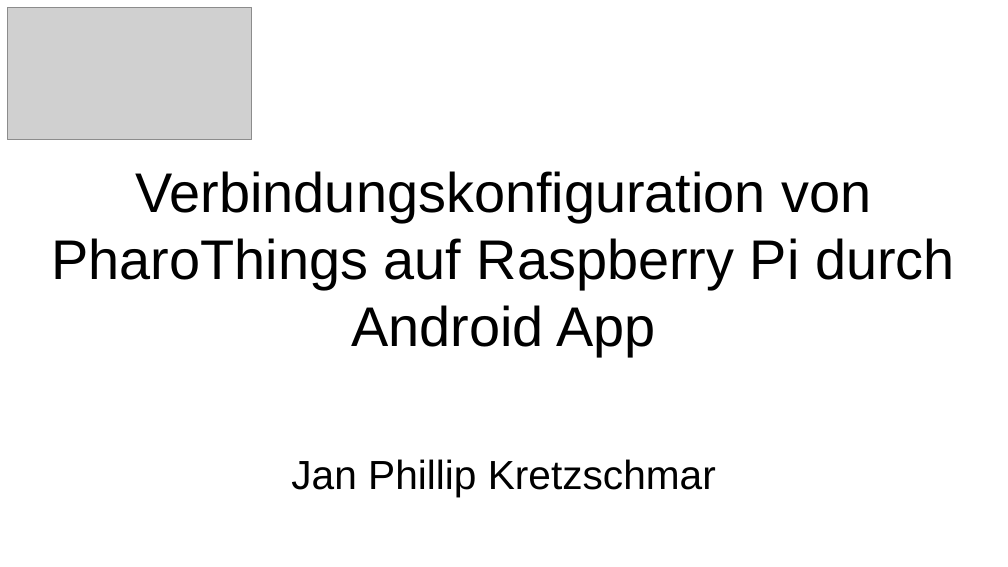
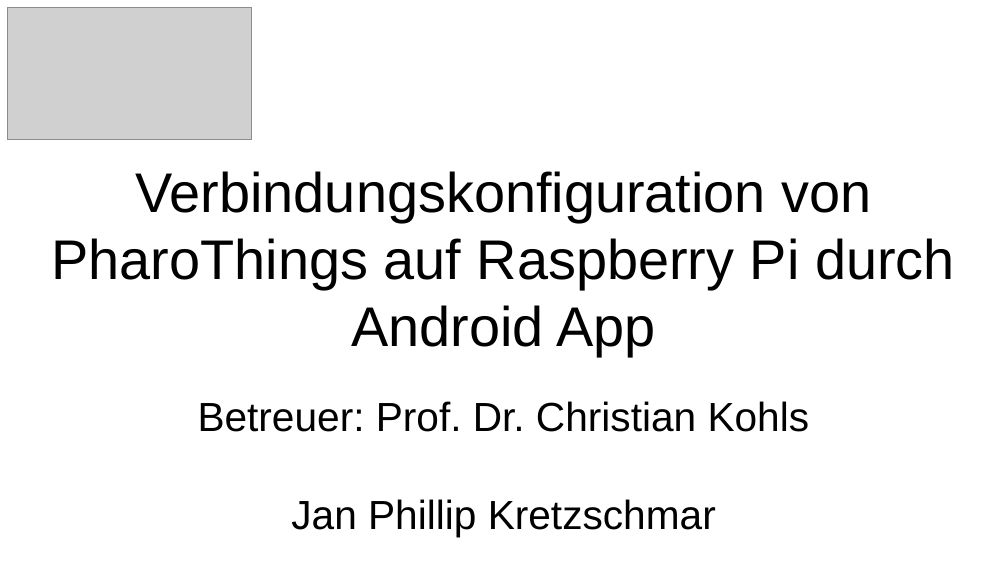
Before and after one commit to janphkre/iot-connectivity, a slide deck: slide 1 of general/latex-ai-project/presentation.odp. Drawn at 1008x567 pixels with LibreOffice and Linux fonts; fonts in the diff are those of the drawing; grey boxes stand for pictures. Boxes give left, top, right and bottom in pixels: in the first picture for what was removed or moved away, otherwise in the second. Text is boxed around its words. In the diff, an @@ line names an element or a change of style, - is before the commit and + after.

```diff
--- a/general/latex-ai-project/presentation.odp
+++ b/general/latex-ai-project/presentation.odp
@@ subtitle "Betreuer: Prof. Dr. Christian Kohls": place and size @@
-subtitle "Betreuer: Prof. Dr. Christian Kohls" at box(291, 459, 716, 497)
+subtitle "Betreuer: Prof. Dr. Christian Kohls" at box(198, 401, 810, 536)
@@ subtitle at box(198, 401, 810, 432): paragraph added @@
+Betreuer: Prof. Dr. Christian Kohls
```
Also in this commit, not shown: 2 other slides changed, 1 slide added, 1 other file.
